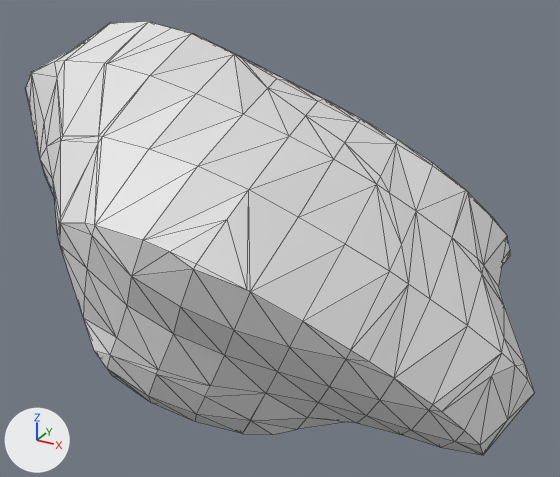
One commit to the OBJ model src/wormguides/model/obj_files/ABplpaappap_t293.obj: the scene before it, then after it.
Both versions are drawn from a 50 mm lens placed at (281.4, -144.9, 337.4), pointed at (262.4, -110.5, 320.2). Arrows for +X, +Y and +Z are at lower left; the lights stay in place. Mesh edges are drawn as thin lines. Where no turn or scale is listed for an object, it has been applied to the vertices.

In view in the first picture: 'ABplpaappap_t293'.
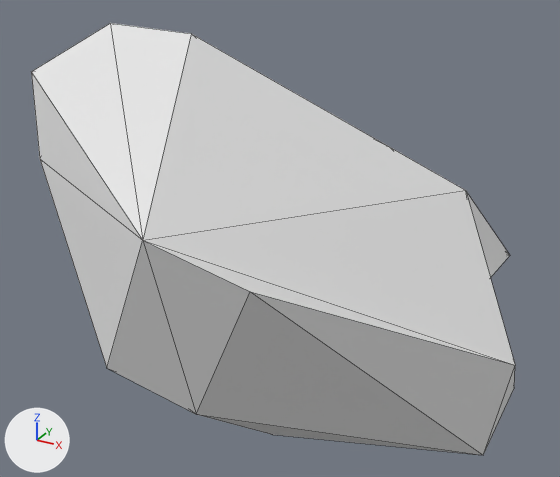
Edits to the bpy script that builds the scene:
```text
Change me_abplpaappap_t293:
    used by ob_abplpaappap_t293; location = (0.0, 0.0, 0.0)
    remove me_abplpaappap_t293.from_pydata(...)  # 402 vertices, 800 faces; spans x 247.6..276.9, y -124.3..-95.1, z 312.0..331.9
    add me_abplpaappap_t293.from_pydata(...)  # 32 vertices, 60 faces; spans x 247.7..276.2, y -124.3..-95.1, z 312.4..331.6
    me_abplpaappap_t293 part 1: 370 vertices removed from x 247.6..276.9, y -124.2..-95.1, z 312.0..331.9
```

Boxes (x1, y1, x2, y2) around the edits, measured in the pictures (560 x 477 px):
'ABplpaappap_t293', reshaped
    before: (25, 21, 535, 455)
    after: (31, 23, 515, 455)
part 1 of me_abplpaappap_t293, deleted
    before: (25, 21, 535, 455)
